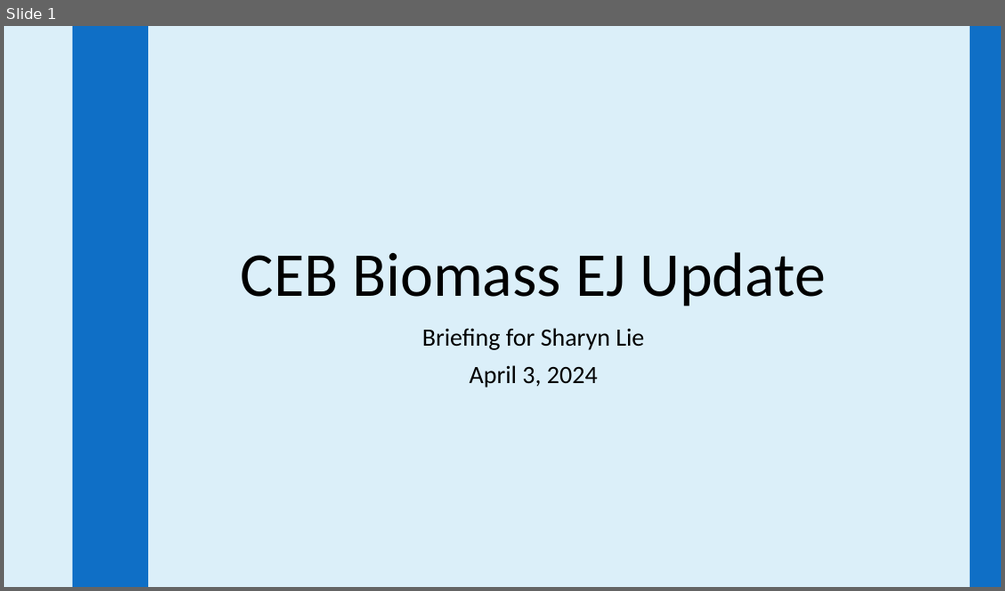
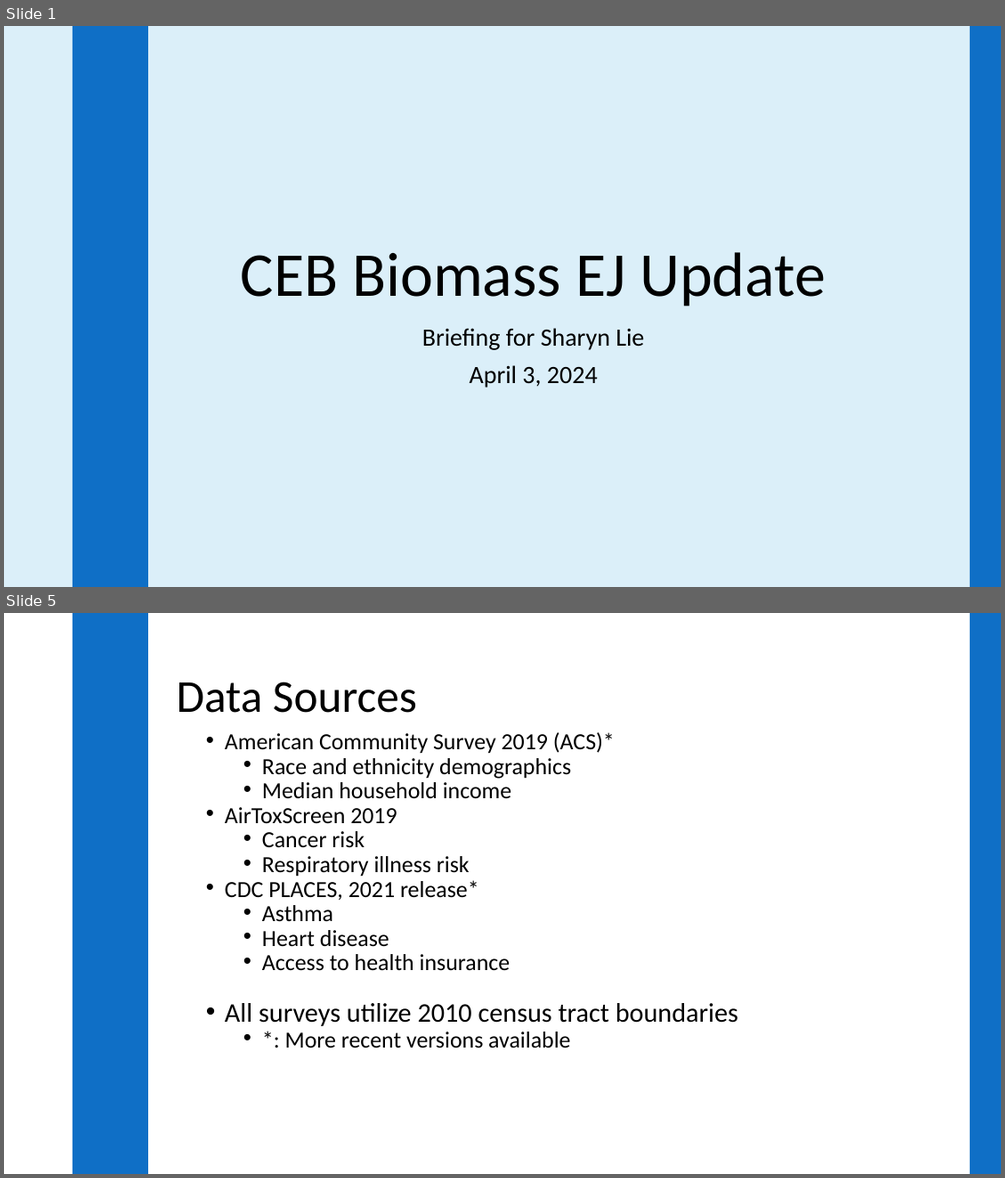
Before and after one commit to jaredcreason/Biomass, a slide deck: presentations/biomass_ej_briefing.pptx. Shown one above the other, each under a label of ours: slide 1 before the commit, slides 1 and 5 after it; the slides between them are not shown. The pictures are 1005x591 and 1005x1178 pixels, drawn with LibreOffice and Linux fonts; fonts in the diff are those of the drawing; background and template pictures are left out. Boxes give left, top, right and bottom in pixels: in the first picture for what was removed or moved away, otherwise in the second. Text is boxed around its words. In the diff, an @@ line names an element or a change of style, - is before the commit and + after.

```diff
--- a/presentations/biomass_ej_briefing.pptx
+++ b/presentations/biomass_ej_briefing.pptx
@@ slide 5 added at (x1=4, y1=613, x2=1001, y2=1174), background #FFFFFF; not listed: 2 template elements that a slide beside it also shows @@
@@ title added at (x1=177, y1=682, x2=417, y2=713), 44 pt, text #000000 @@
+Data Sources
@@ text added at (x1=225, y1=732, x2=738, y2=1048), 22.2 pt, text #000000 @@
+  • American Community Survey 2019 (ACS)*
+    • Race and ethnicity demographics
+    • Median household income
+  • AirToxScreen 2019
+    • Cancer risk
+    • Respiratory illness risk
+  • CDC PLACES, 2021 release*
+    • Asthma
+    • Heart disease
+    • Access to health insurance
+  • All surveys utilize 2010 census tract boundaries
+    • *: More recent versions available
```
Also in this commit, not shown: 2 slides changed, 3 other slides added, 4 slides removed, 10 other files.
